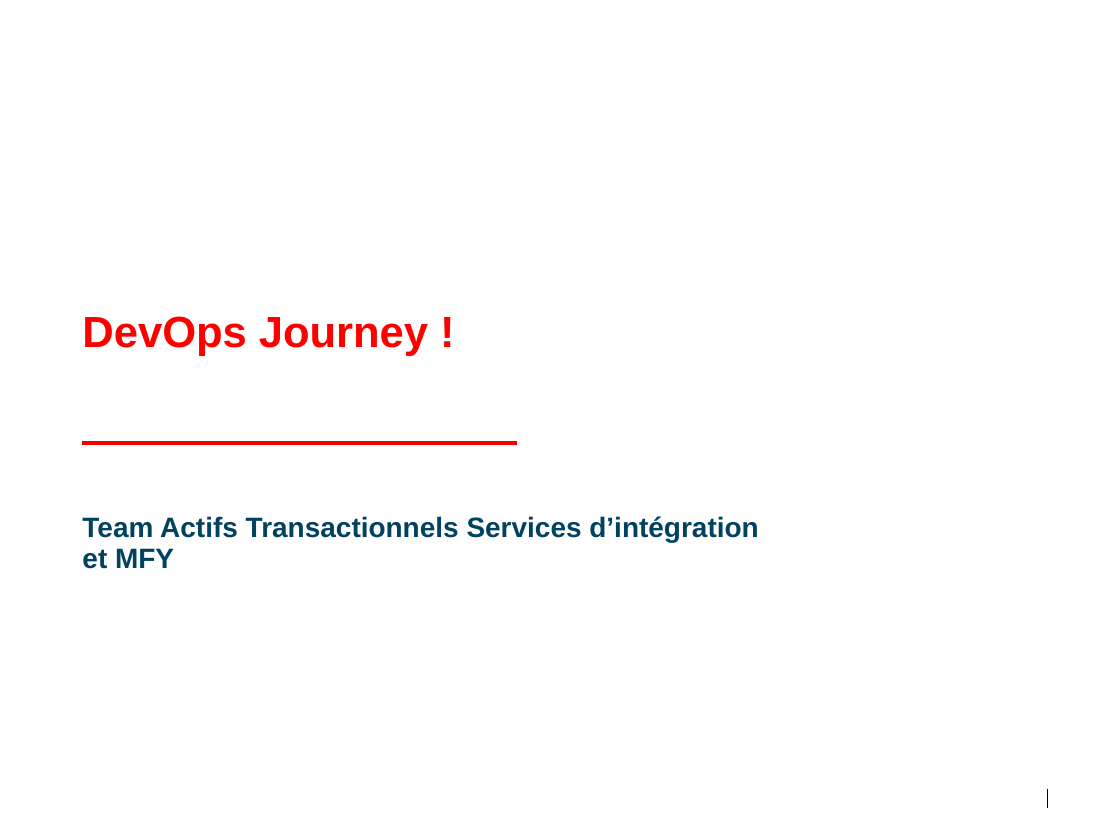
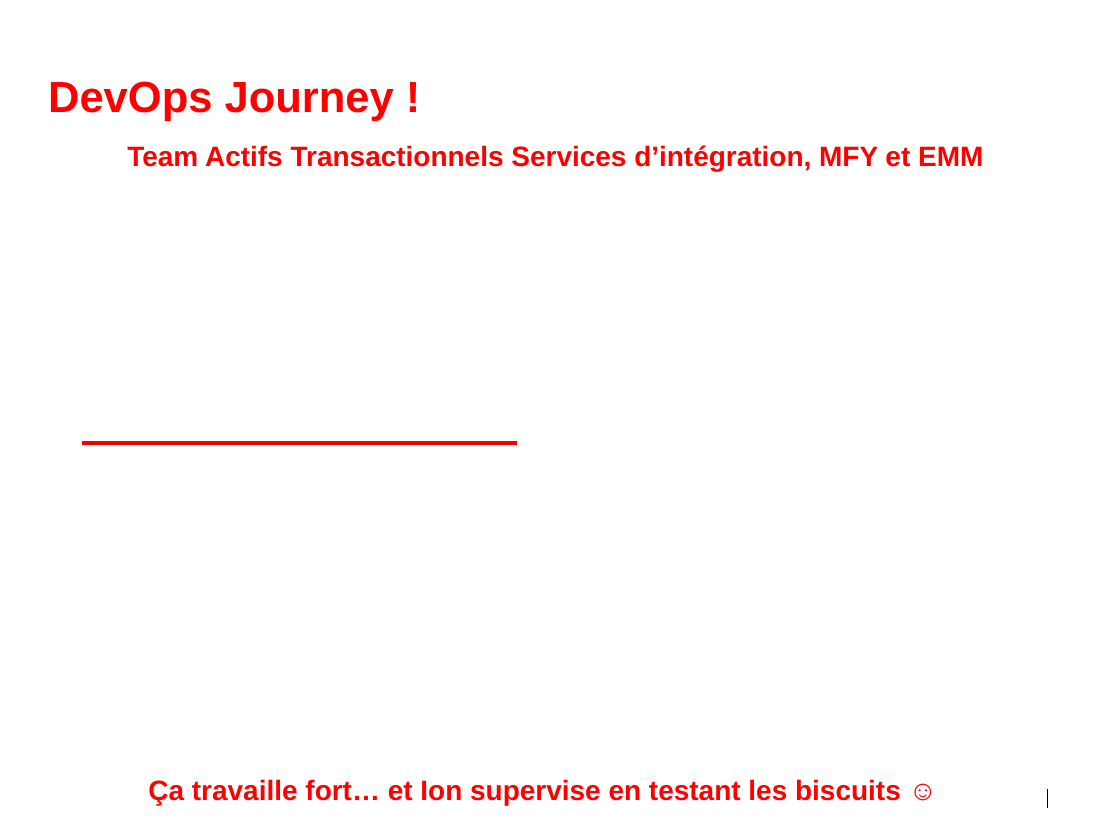
Before and after one commit to bnclab13/devops, a slide deck: slide 1 of doc/Presentation.pptx. Drawn at 1120x840 pixels with LibreOffice and Linux fonts; fonts in the diff are those of the drawing; background and template pictures are left out. Boxes give left, top, right and bottom in pixels: in the first picture for what was removed or moved away, otherwise in the second. Text is boxed around its words. In the diff, an @@ line names an element or a change of style, - is before the commit and + after.

```diff
--- a/doc/Presentation.pptx
+++ b/doc/Presentation.pptx
@@ text "DevOps Journey !": place and size @@
-text "DevOps Journey !" at (82, 316, 428, 356)
+text "DevOps Journey !" at (48, 81, 394, 121)
@@ text at (127, 145, 983, 171): text changed; text colour #004260 to #FF0000 @@
-Team Actifs Transactionnels Services d’intégration et MFY
+Team Actifs Transactionnels Services d’intégration, MFY et EMM
@@ text added at (148, 779, 901, 805), 18 pt, text #FF0000, bold @@
+Ça travaille fort… et Ion supervise en testant les biscuits ☺
```
Also in this commit, not shown: 2 other slides changed, 7 slides added, 4 slides removed.
